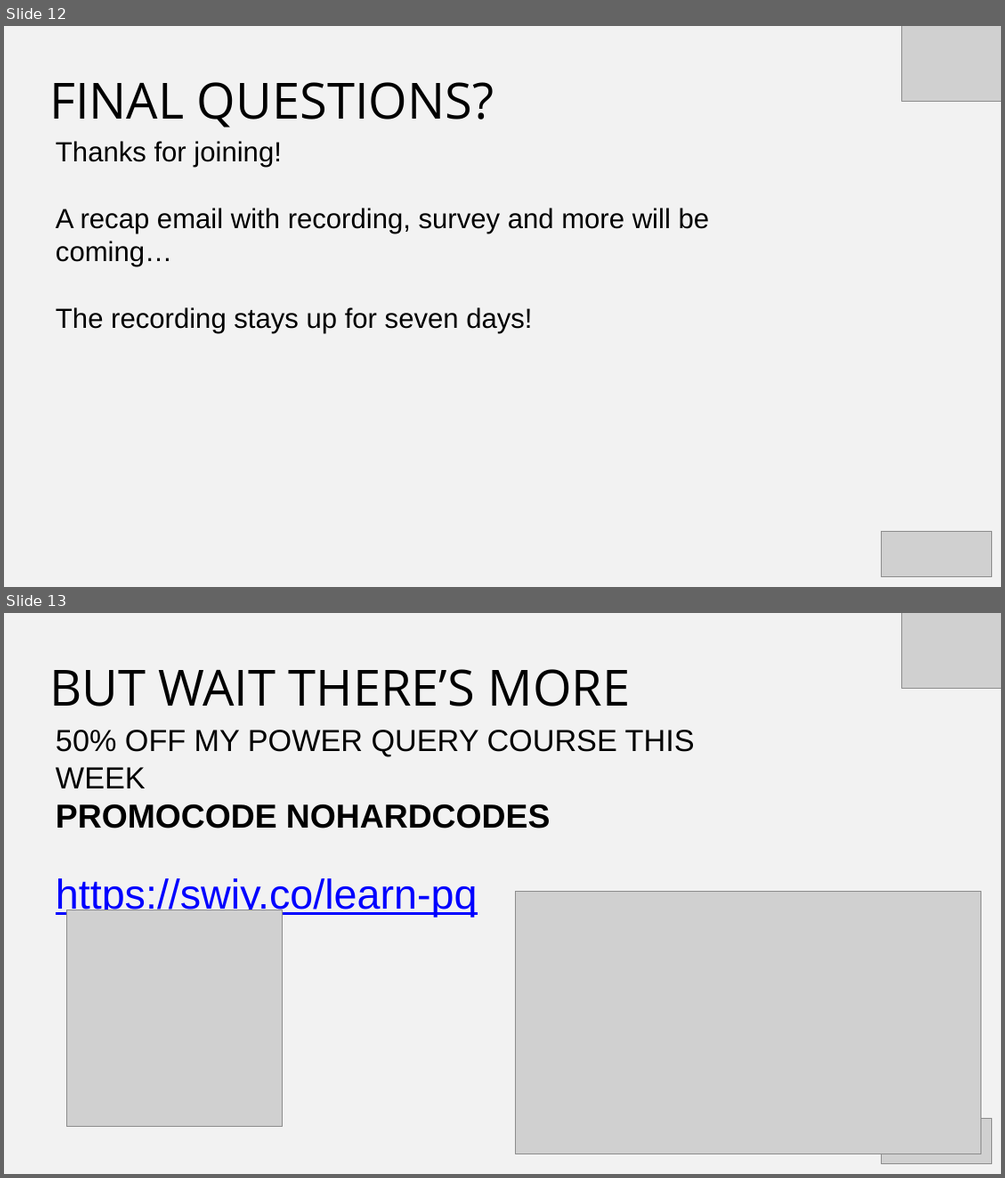
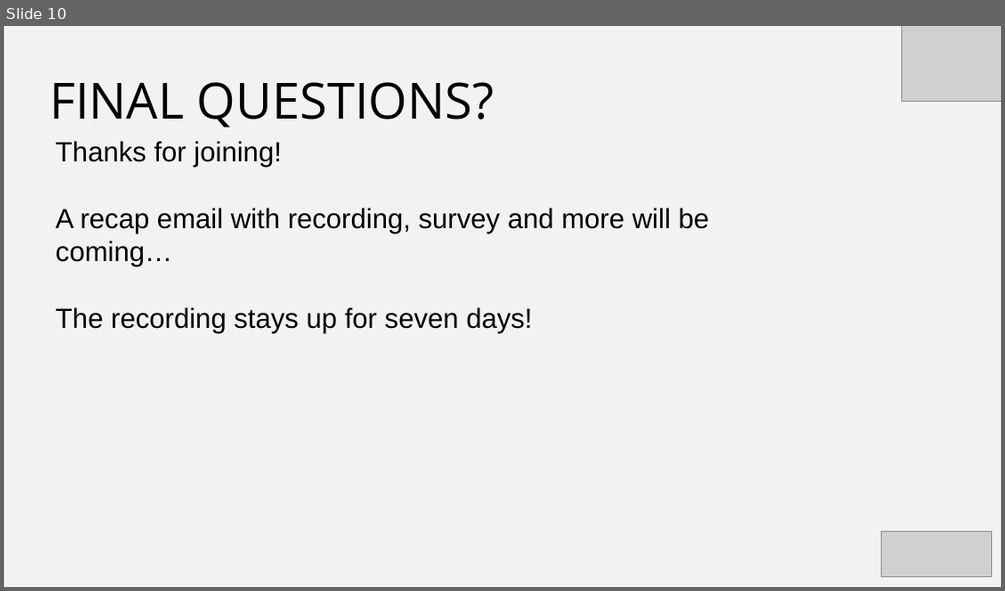
Before and after one commit to stringfestdata/pp-pdq, a slide deck: pp-pdq.pptx. Shown one above the other, each under a label of ours: slides 12 and 13 before the commit, slide 10 after it. The pictures are 1005x1178 and 1005x591 pixels, drawn with LibreOffice and Linux fonts; fonts in the diff are those of the drawing; grey boxes stand for pictures. Boxes give left, top, right and bottom in pixels: in the first picture for what was removed or moved away, otherwise in the second. Text is boxed around its words. In the diff, an @@ line names an element or a change of style, - is before the commit and + after.

```diff
--- a/pp-pdq.pptx
+++ b/pp-pdq.pptx
@@ slide 13 removed at (x1=4, y1=613, x2=1001, y2=1174), background #F2F2F2 @@
@@ picture removed at (x1=901, y1=613, x2=1001, y2=688) @@
@@ text removed at (x1=49, y1=669, x2=631, y2=706) @@
-BUT WAIT THERE’S MORE
@@ text removed at (x1=56, y1=730, x2=695, y2=916) @@
-50% OFF MY POWER QUERY COURSE THIS WEEK
-PROMOCODE NOHARDCODES
-https://swiy.co/learn-pq
@@ picture removed at (x1=515, y1=891, x2=981, y2=1153) @@
@@ picture removed at (x1=66, y1=910, x2=282, y2=1126) @@
@@ picture removed at (x1=882, y1=1118, x2=991, y2=1163) @@
@@ what was slide 12 is now slide 10 @@
```
Also in this commit, not shown: 3 slides changed, 1 slide added, 3 other slides removed, 2 other files.
